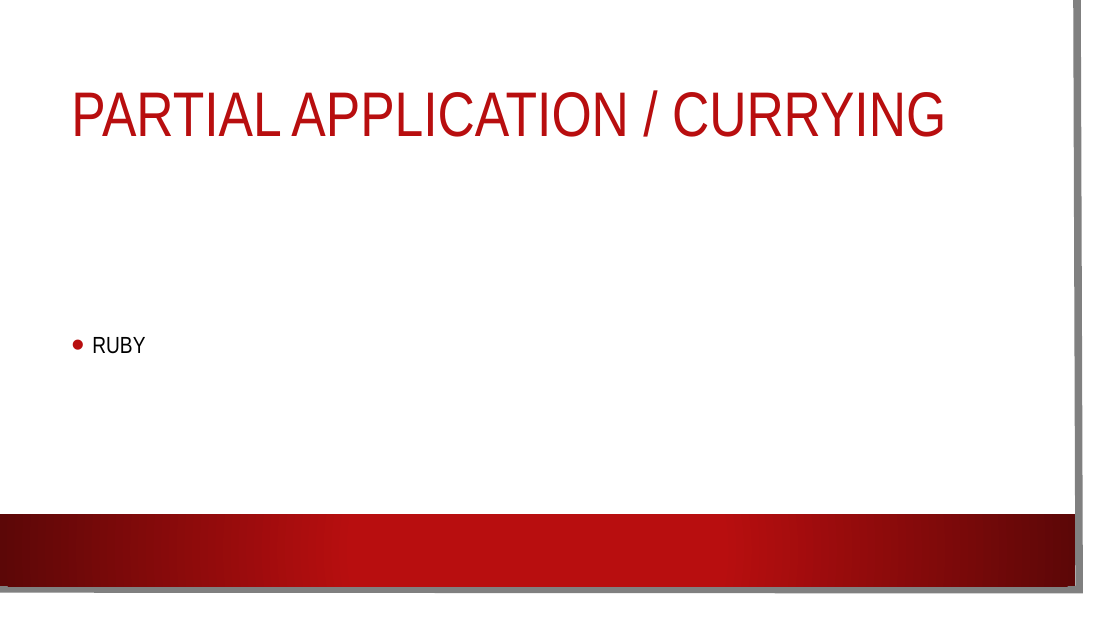
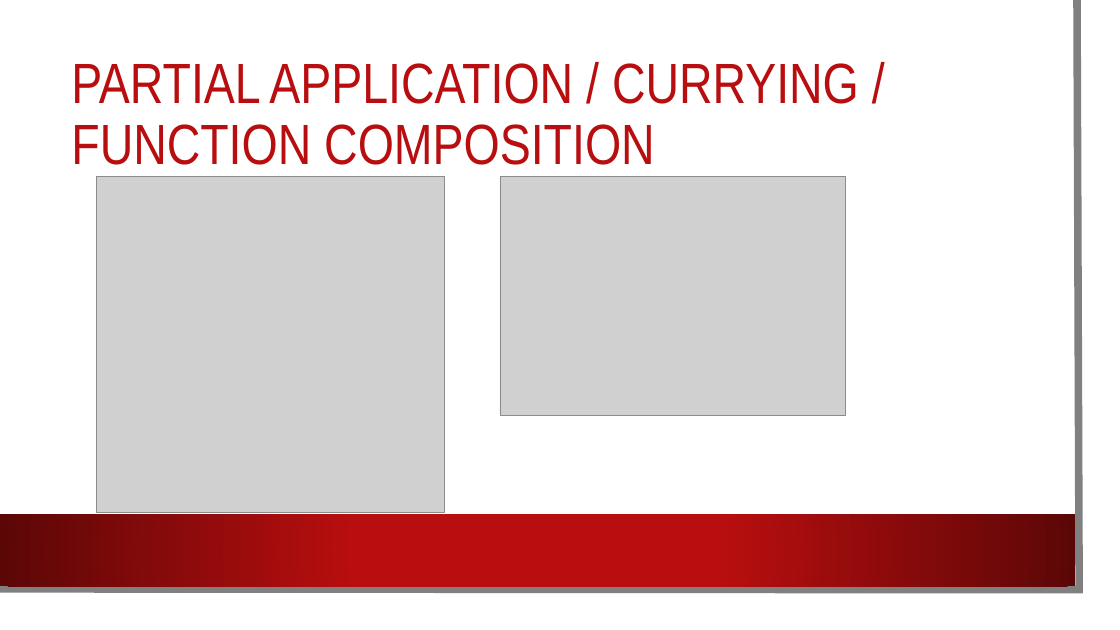
Before and after one commit to willryan/functional-oo, a slide deck: slide 9 of Functional_OO.pptx. Drawn at 1120x630 pixels with LibreOffice and Linux fonts; fonts in the diff are those of the drawing; grey boxes stand for pictures; background and template pictures are left out. Boxes give left, top, right and bottom in pixels: in the first picture for what was removed or moved away, otherwise in the second. Text is boxed around its words. In the diff, an @@ line names an element or a change of style, - is before the commit and + after.

Commit message:
shorter lines for ruby spec

```diff
--- a/Functional_OO.pptx
+++ b/Functional_OO.pptx
@@ title at (x1=71, y1=63, x2=859, y2=165): text changed; size 54 to 48.6 pt @@
-PARTIAL APPLICATION / CURRYING
+PARTIAL APPLICATION / CURRYING / FUNCTION COMPOSITION
@@ picture added at (x1=97, y1=176, x2=444, y2=513) @@
@@ picture added at (x1=500, y1=176, x2=846, y2=415) @@
@@ text removed at (x1=92, y1=337, x2=145, y2=354) @@
-• RUBY
```
Also in this commit, not shown: 2 other slides changed, 2 other files.
